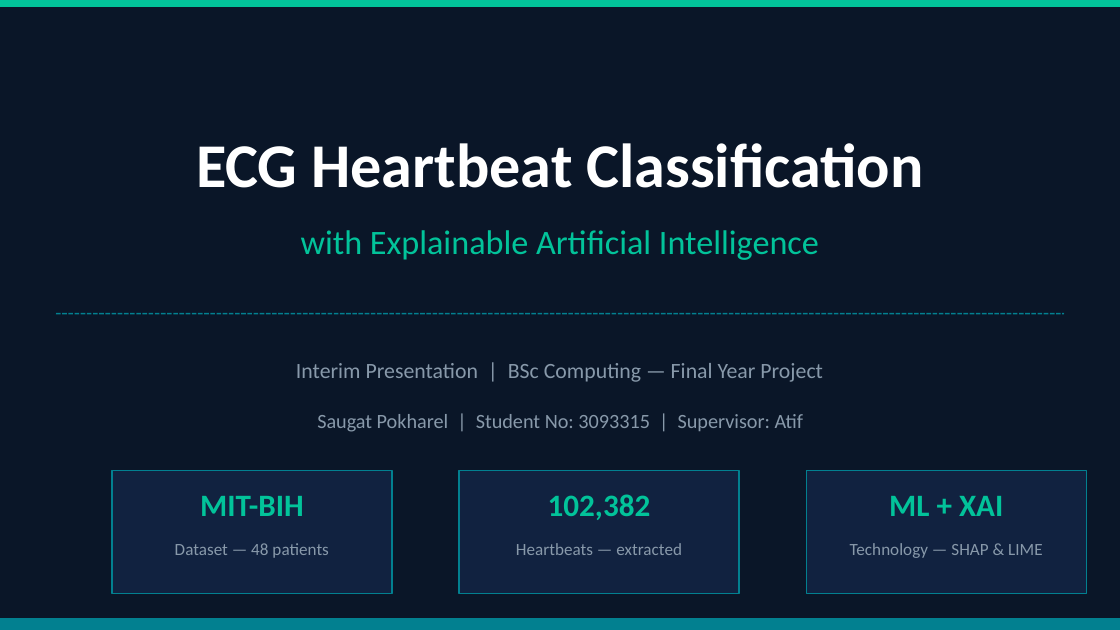
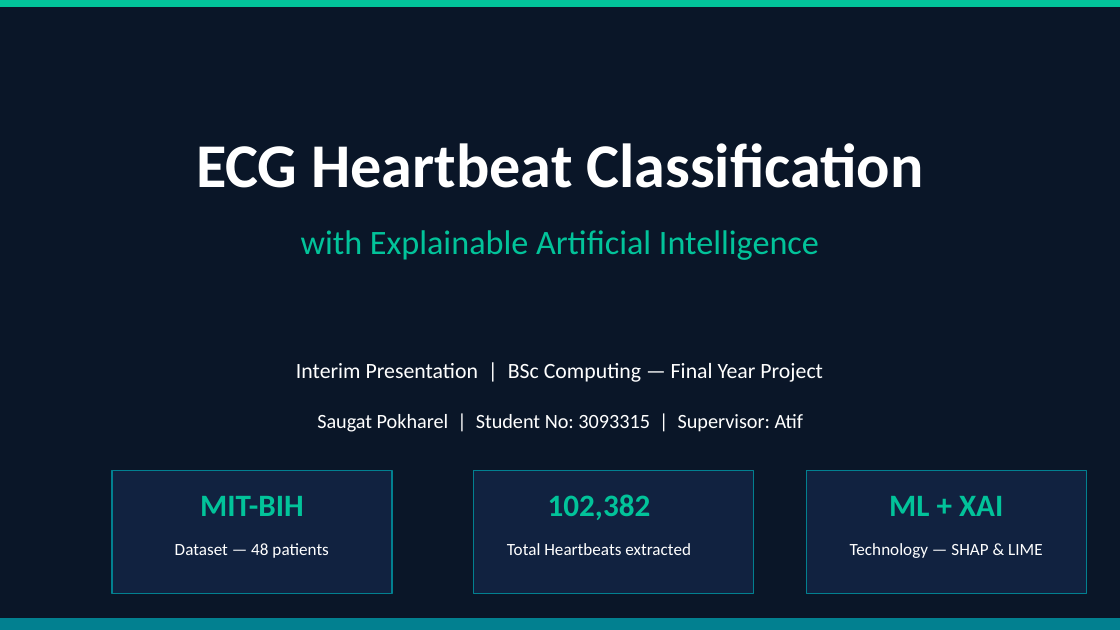
Before and after one commit to saugatpokharel/ecg-heartbeat-classification-xai, a slide deck: slide 1 of Docs/Interim_Presentation_Saugat_Pokharel_3093315.pptx. Drawn at 1120x630 pixels with LibreOffice and Linux fonts; fonts in the diff are those of the drawing. Boxes give left, top, right and bottom in pixels: in the first picture for what was removed or moved away, otherwise in the second. Text is boxed around its words. In the diff, an @@ line names an element or a change of style, - is before the commit and + after.

Commit message:
Updated the interim pptx

```diff
--- a/Docs/Interim_Presentation_Saugat_Pokharel_3093315.pptx
+++ b/Docs/Interim_Presentation_Saugat_Pokharel_3093315.pptx
@@ line removed from (56, 314) to (1064, 314) @@
@@ rectangle: place and size @@
-rectangle at (459,470,739,594)
+rectangle at (474,470,754,594)
@@ text colour #8899AA to #FFFFFF in 4 elements at (296,363,823,382), (317,414,804,432), (175,543,328,558), (850,543,1043,558) @@
@@ text at (507,543,691,555): text changed; text colour #8899AA to #FFFFFF @@
-Heartbeats — extracted
+Total Heartbeats extracted
```
Also in this commit, not shown: 2 other slides changed.
